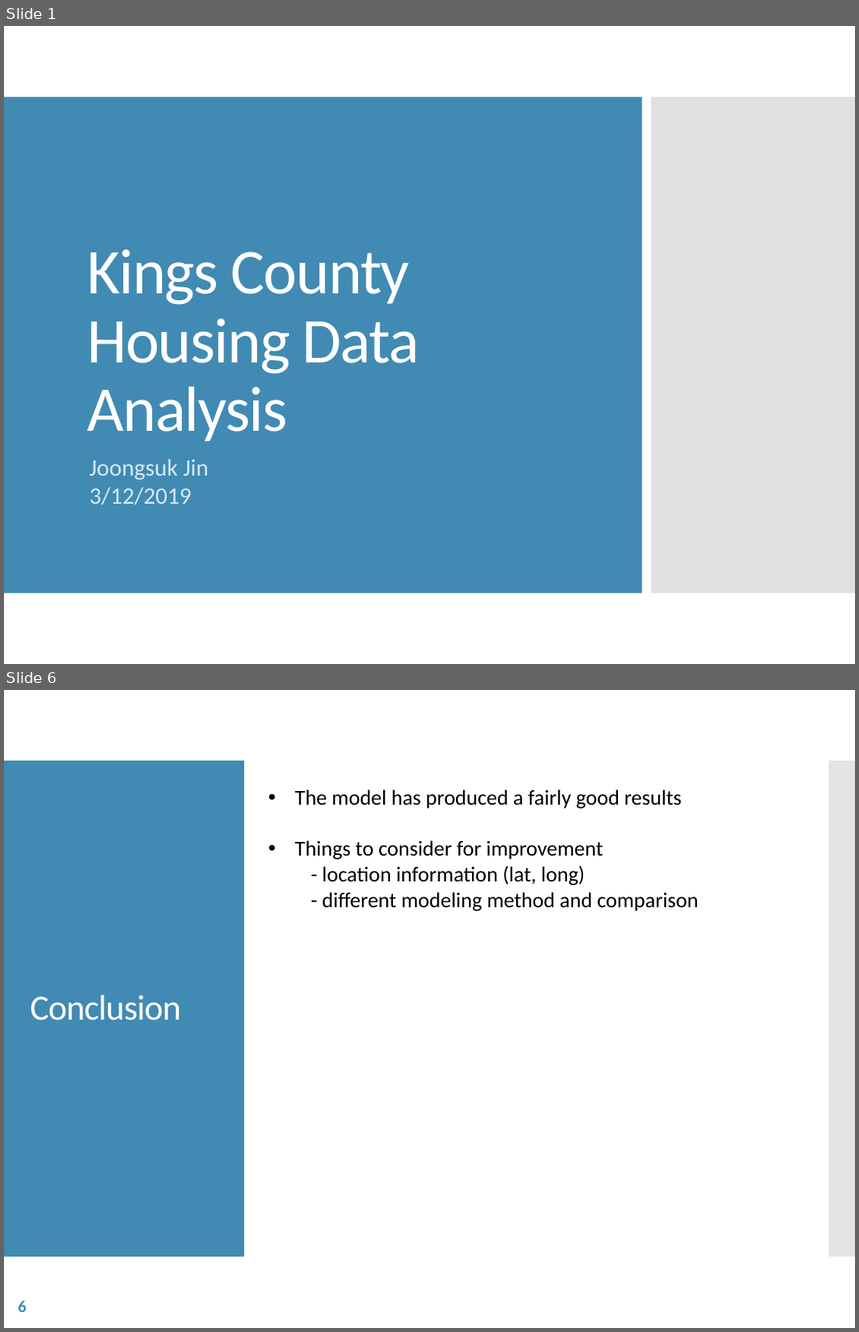
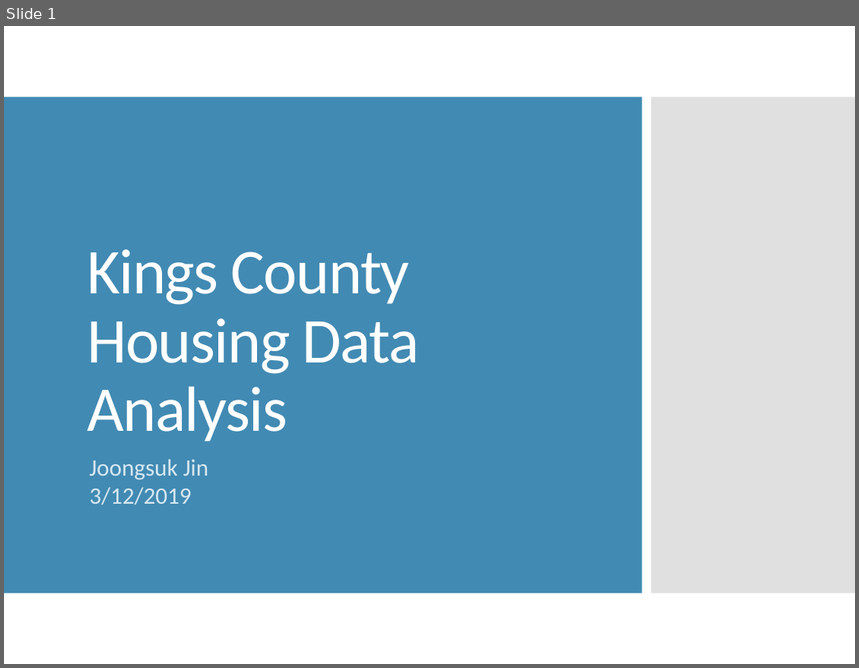
Before and after one commit to joongsukjin/dsc-1-final-project-online-ds-pt-100118, a slide deck: Project 1 Presentation.pptx. Shown one above the other, each under a label of ours: slides 1 and 6 before the commit, slide 1 after it; the slides between them are not shown. The pictures are 859x1332 and 859x668 pixels, drawn with LibreOffice and Linux fonts; fonts in the diff are those of the drawing. Boxes give left, top, right and bottom in pixels: in the first picture for what was removed or moved away, otherwise in the second. Text is boxed around its words. In the diff, an @@ line names an element or a change of style, - is before the commit and + after.

```diff
--- a/Project 1 Presentation.pptx
+++ b/Project 1 Presentation.pptx
@@ slide 6 removed at (x1=4, y1=690, x2=855, y2=1328), background #FFFFFF @@
@@ rectangle removed at (x1=4, y1=761, x2=244, y2=1257) @@
@@ rectangle removed at (x1=829, y1=761, x2=855, y2=1257) @@
@@ text removed at (x1=295, y1=790, x2=699, y2=911) @@
-• The model has produced a fairly good results
-• Things to consider for improvement
-- location information (lat, long)
-- different modeling method and comparison
@@ title removed at (x1=30, y1=995, x2=181, y2=1021) @@
-Conclusion
@@ page number removed at (x1=18, y1=1301, x2=26, y2=1312) @@
-6
```
Also in this commit, not shown: 3 slides changed, 1 slide added, 1 other slide removed, 1 other file.
